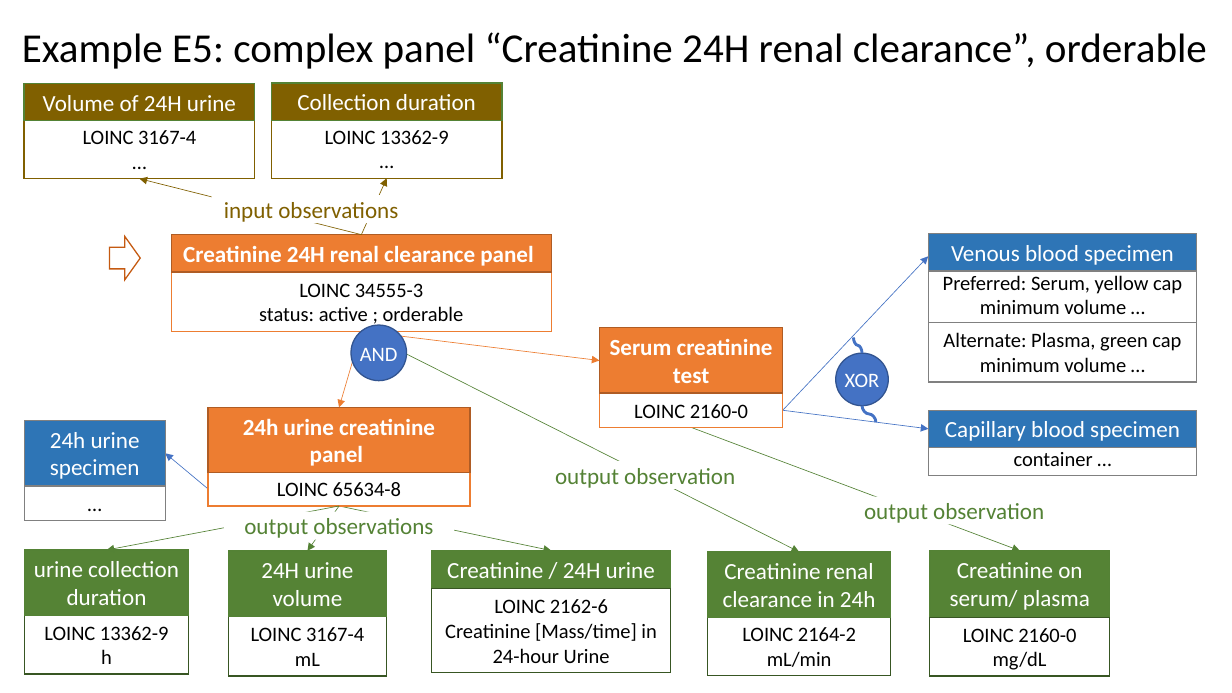
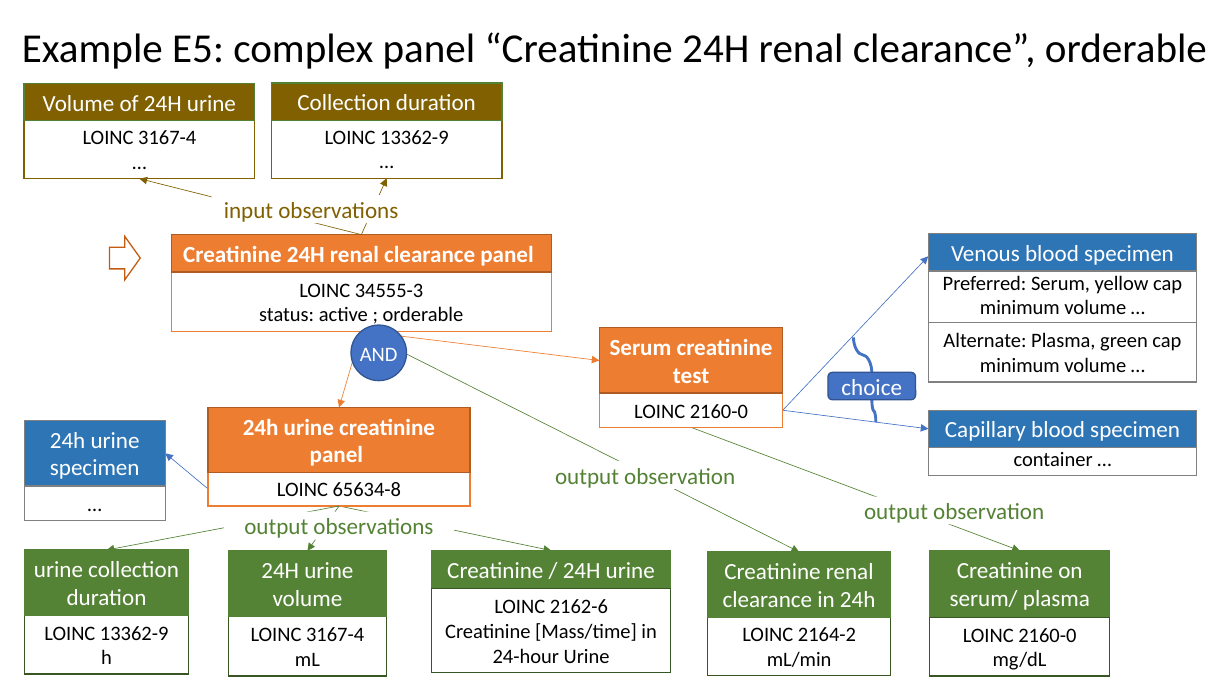
Before and after one commit to HL7/fhir-order-catalog, a slide deck: slide 1 of input/images-source/LabExampleE5Business.pptx. Drawn at 1232x693 pixels with LibreOffice and Linux fonts; fonts in the diff are those of the drawing. Boxes give left, top, right and bottom in pixels: in the first picture for what was removed or moved away, otherwise in the second. Text is boxed around its words. In the diff, an @@ line names an element or a change of style, - is before the commit and + after.

```diff
--- a/input/images-source/LabExampleE5Business.pptx
+++ b/input/images-source/LabExampleE5Business.pptx
@@ ellipse removed at <box>836,353,888,406</box> @@
-XOR
@@ curved line moved from (862, 353) - (854, 337) to (872, 372) - (854, 337) @@
@@ rounded rectangle added at <box>828,372,916,400</box>, fill #4472C4, outline #325491 1 pt, 18 pt, text #FFFFFF @@
+choice
@@ curved line moved from (862, 406) - (876, 422) to (872, 400) - (876, 422) @@
```
Also in this commit, not shown: 38 other files.
